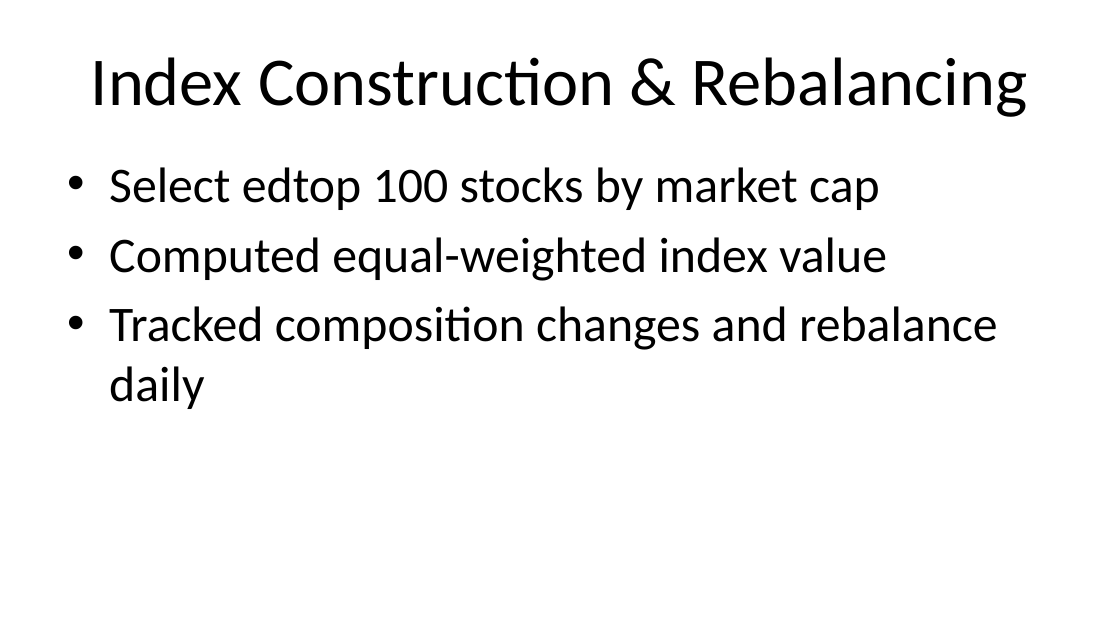
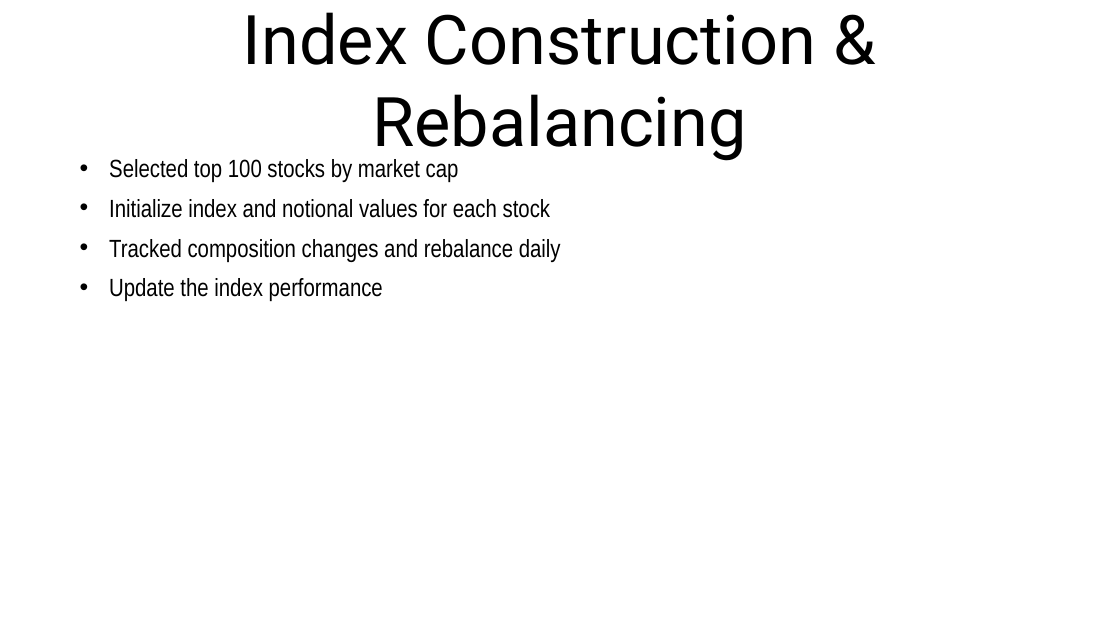
Before and after one commit to anuj-2001/us-stocks-viz, a slide deck: slide 4 of assignment.pptx (slide 5 before the commit). Drawn at 1120x630 pixels with LibreOffice and Linux fonts; fonts in the diff are those of the drawing. Boxes give left, top, right and bottom in pixels: in the first picture for what was removed or moved away, otherwise in the second. Text is boxed around its words. In the diff, an @@ line names an element or a change of style, - is before the commit and + after.

Commit message:
updated ppt

```diff
--- a/assignment.pptx
+++ b/assignment.pptx
@@ title "Index Construction & Rebalancing" at box(243, 12, 816, 161): font Calibri to Roboto @@
@@ text at box(109, 159, 550, 218): text changed; size 32 to 16 pt; font Calibri to Arial Narrow @@
-• Select edtop 100 stocks by market cap
-• Computed equal-weighted index value
+• Selected top 100 stocks by market cap
+• Initialize index and notional values for each stock
@@ text at box(109, 239, 561, 262): size 32 to 16 pt, font Calibri to Arial Narrow in "Tracked composition changes and rebalance daily"; indent changed @@
@@ text at box(109, 278, 383, 301): paragraph added @@
+• Update the index performance
```
Also in this commit, not shown: 6 other slides changed, 1 slide removed, 2 other files.
